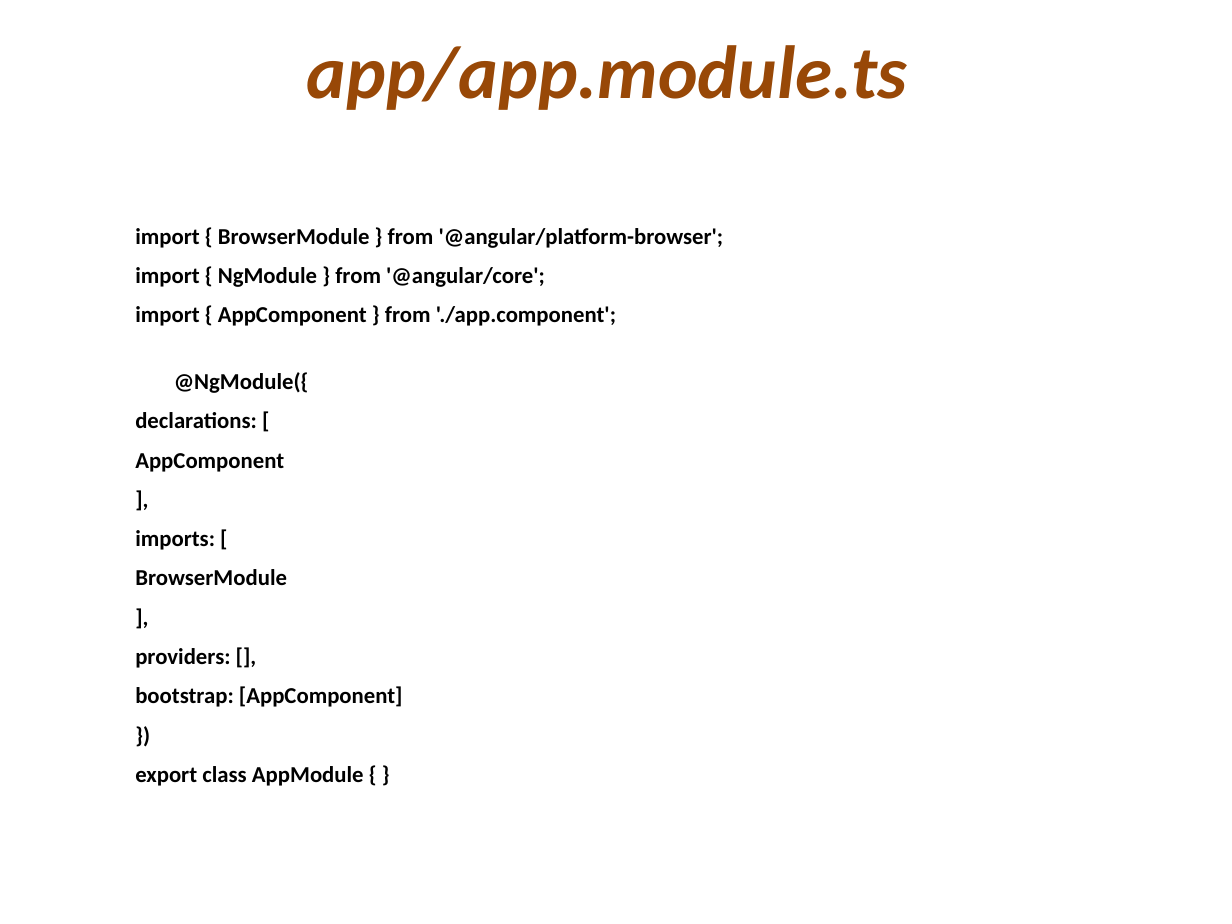
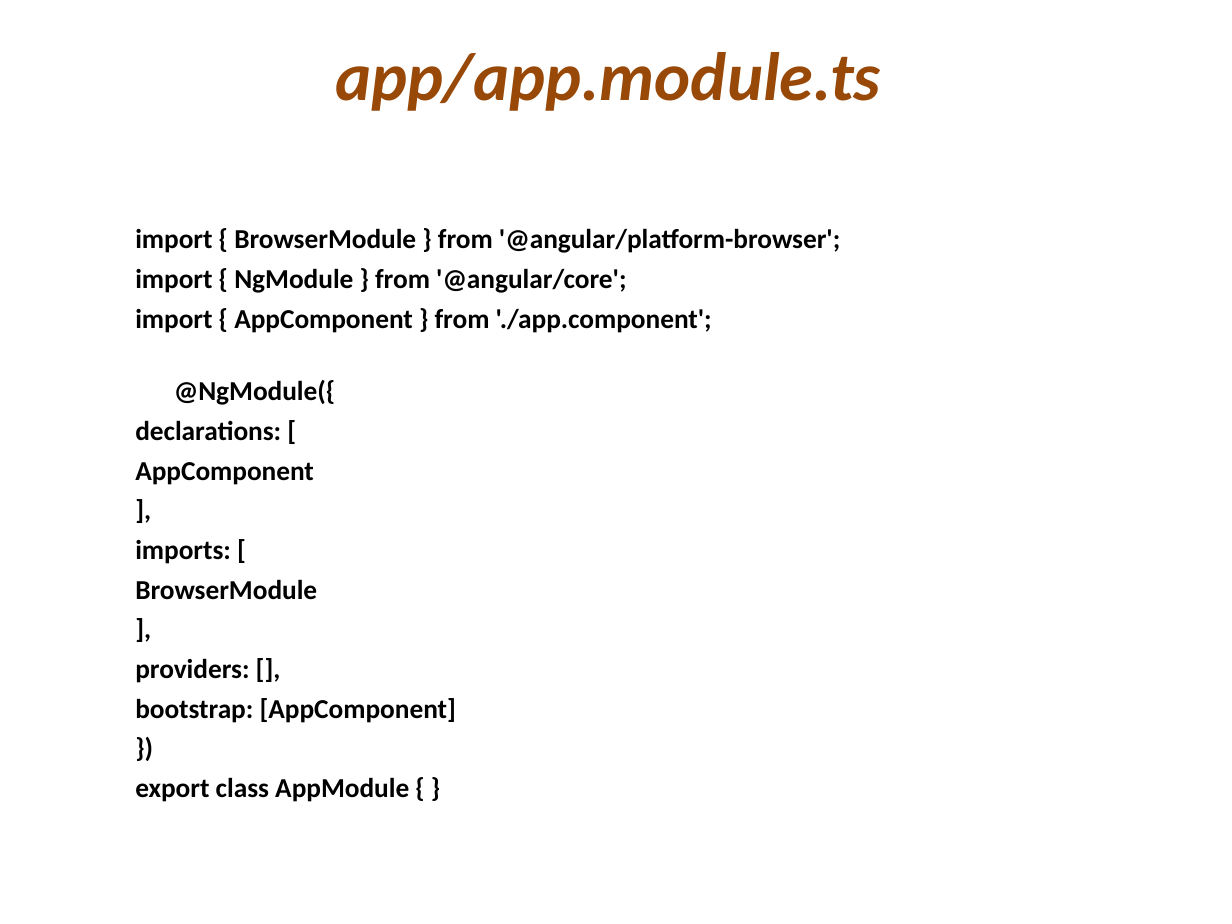
Before and after one commit to vishnumvn/AngularJS_Tut, a slide deck: slide 166 of Materials/Angular_Module01.ppt. Drawn at 1232x924 pixels with LibreOffice and Linux fonts; fonts in the diff are those of the drawing. Boxes give left, top, right and bottom in pixels: in the first picture for what was removed or moved away, otherwise in the second. Text is boxed around its words. In the diff, an @@ line names an element or a change of style, - is before the commit and + after.

```diff
--- a/Materials/Angular_Module01.ppt
+++ b/Materials/Angular_Module01.ppt
@@ title "app/app.module.ts" at (336,52,881,111): size 44 to 40 pt @@
@@ text "import { BrowserModule } from ..." at (135,228,840,802): size 13.3 to 16 pt; less space between paragraphs @@
```
Also in this commit, not shown: 33 other slides changed, 6 other files.
